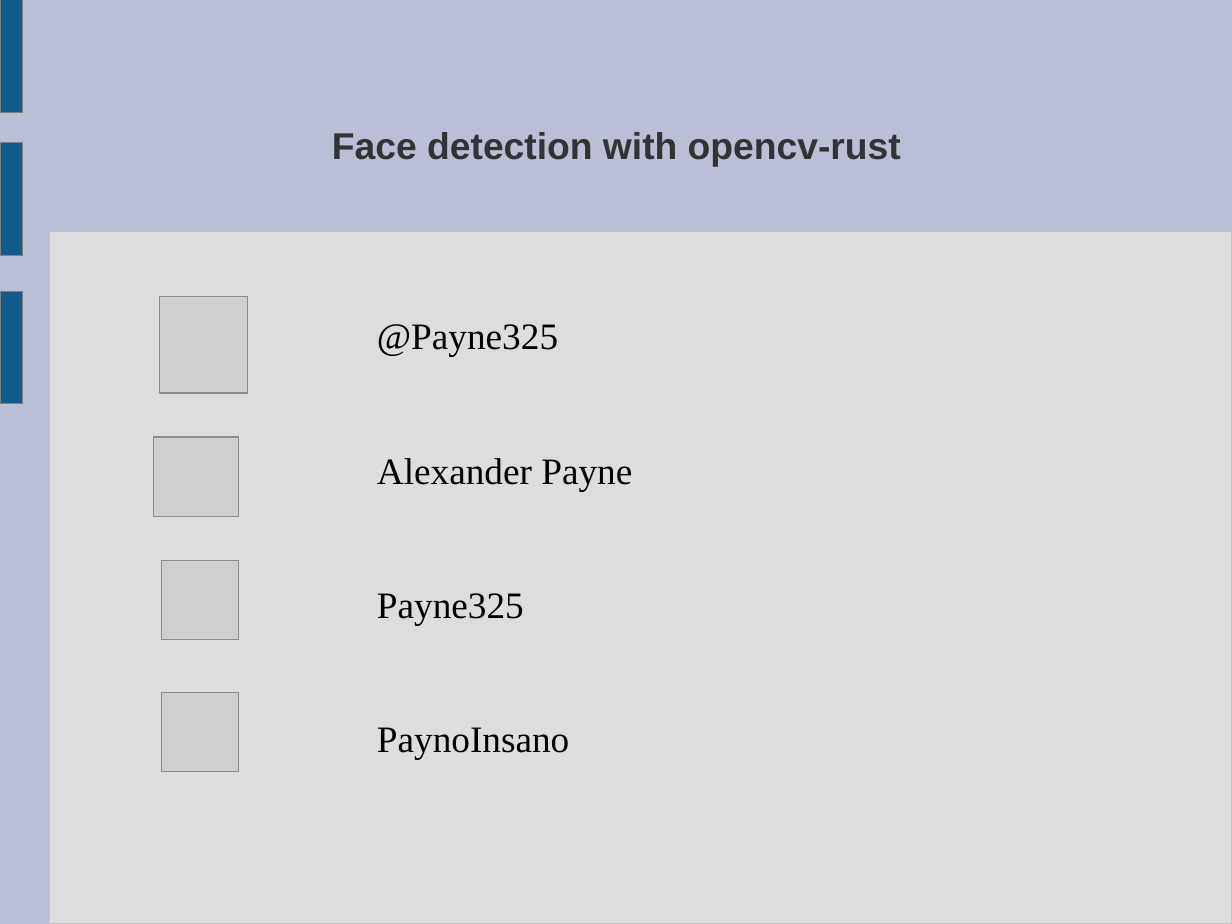
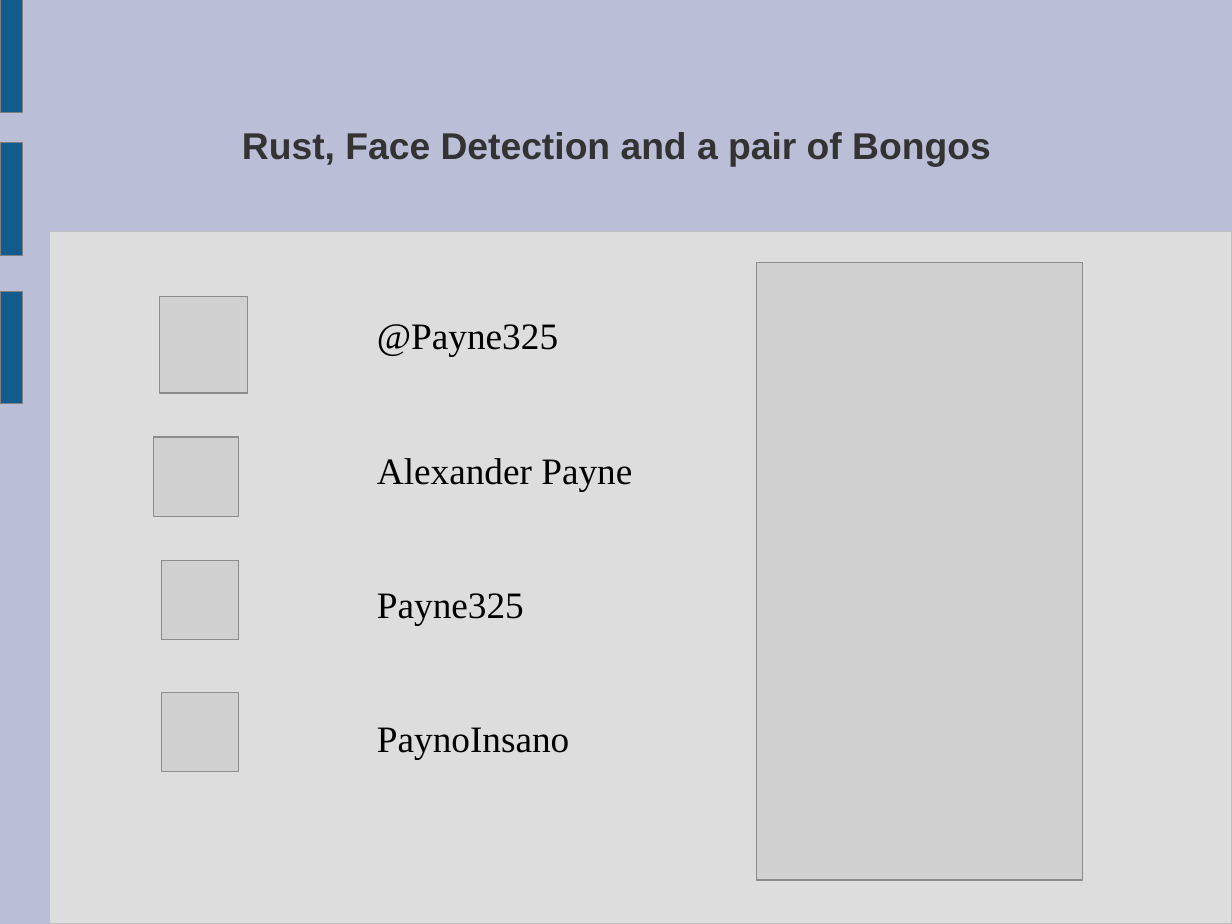
Before and after one commit to Payne325/Talks, a slide deck: slide 1 of bongosero/Games Wales/Games Wales Presentation.odp. Drawn at 1232x924 pixels with LibreOffice and Linux fonts; fonts in the diff are those of the drawing; grey boxes stand for pictures. Boxes give left, top, right and bottom in pixels: in the first picture for what was removed or moved away, otherwise in the second. Text is boxed around its words. In the diff, an @@ line names an element or a change of style, - is before the commit and + after.

```diff
--- a/bongosero/Games Wales/Games Wales Presentation.odp
+++ b/bongosero/Games Wales/Games Wales Presentation.odp
@@ title at [242, 132, 991, 167]: text changed @@
-Face detection with opencv-rust
+Rust, Face Detection and a pair of Bongos
@@ picture added at [757, 263, 1082, 881] @@
```
Also in this commit, not shown: 6 other slides changed, 6 slides added, 6 slides removed, 1 other file.
